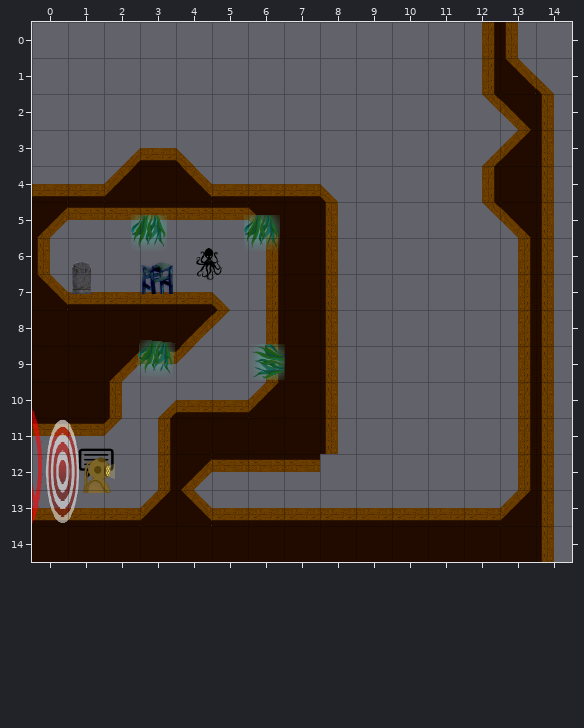
Two states of a Tiled map (JSON), core/assets/levels/Golden1.json. The picture above is the old version.
Cells are 100x100 px. Shown: x 0..14, y 0..14.
And afterwards:
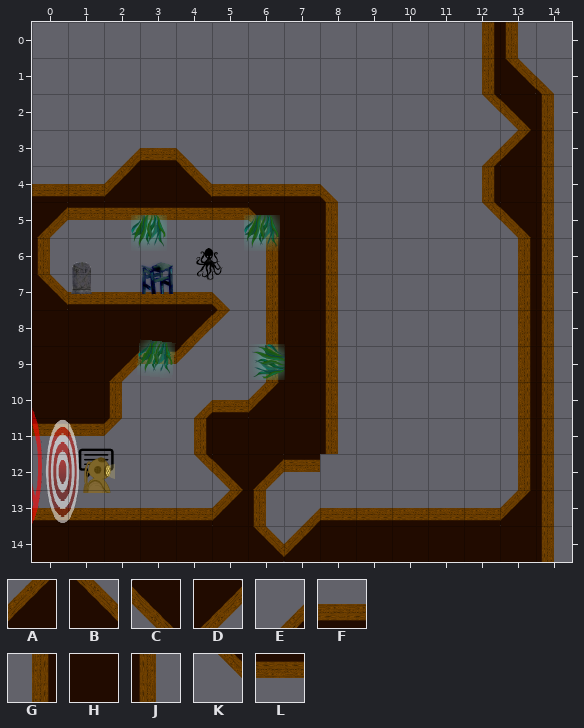
Key: from "old_ship_tileset": A 0, B 1, C 10, D 11, E 20, F 21, G 30, H 31, J 32, K 40, L 41.
_ is an empty cell.
Message: level tuning another one
Changes in this commit:
Layer "Tile Layer 1":
y 10: x 3..4 EF -> _E
y 11: x 3..4 GH -> _G
y 12: x 3..6 GDLL -> _KCD
y 13: x 3..7 ABFFF -> FFAJE
y 14: x 6..7 HH -> BA
Changed places in both pictures, as pixel boxes (x1, y1, x2, y2):
changed: (140, 400, 320, 562)
